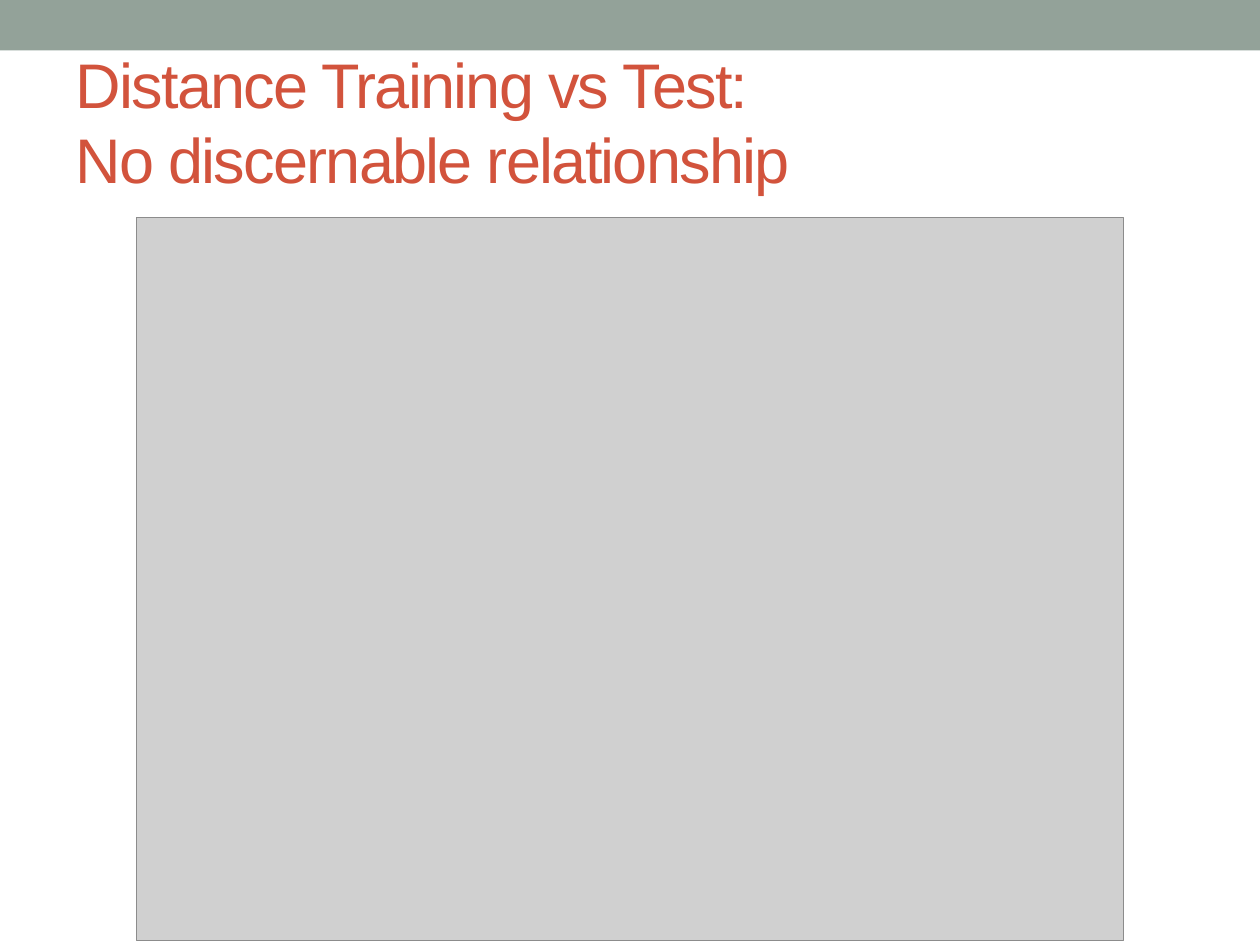
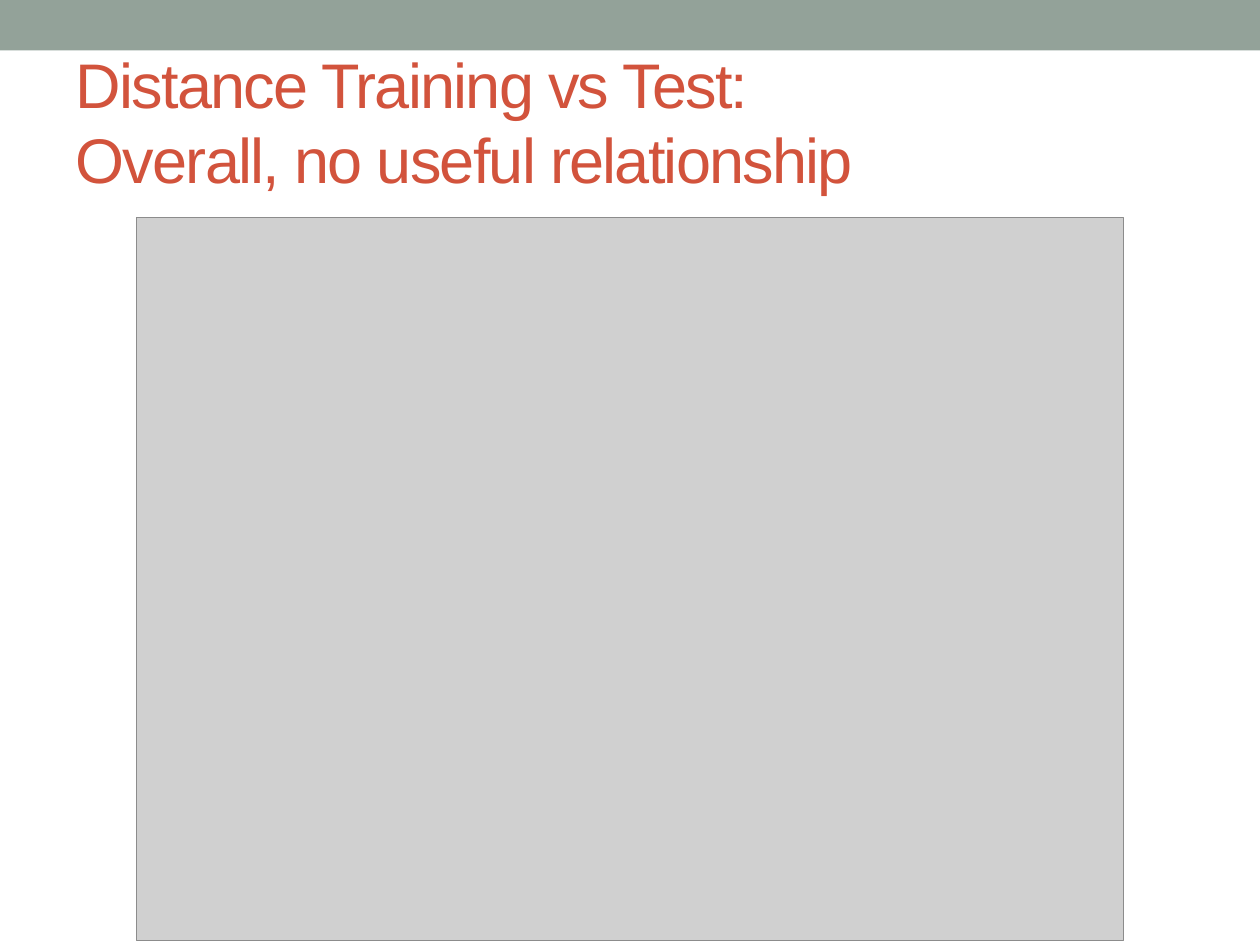
Before and after one commit to jeffreydarling/222project, a slide deck: slide 23 of PairsTradeSlides.pptx. Drawn at 1260x945 pixels with LibreOffice and Linux fonts; fonts in the diff are those of the drawing; grey boxes stand for pictures. Boxes give left, top, right and bottom in pixels: in the first picture for what was removed or moved away, otherwise in the second. Text is boxed around its words. In the diff, an @@ line names an element or a change of style, - is before the commit and + after.

Commit message:
More updates to presentation

```diff
--- a/PairsTradeSlides.pptx
+++ b/PairsTradeSlides.pptx
@@ title at [76, 62, 853, 195]: text changed @@
-Distance Training vs Test:
-No discernable relationship
+Distance Training vs Test:
+Overall, no useful relationship
```
Also in this commit, not shown: 2 slides added, 1 slide removed, 2 other files.
